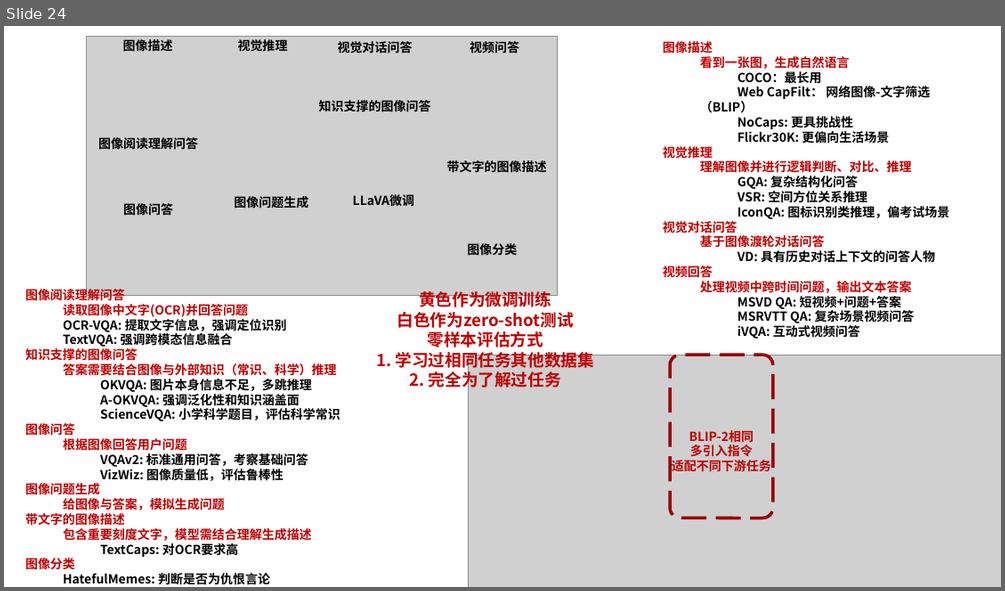
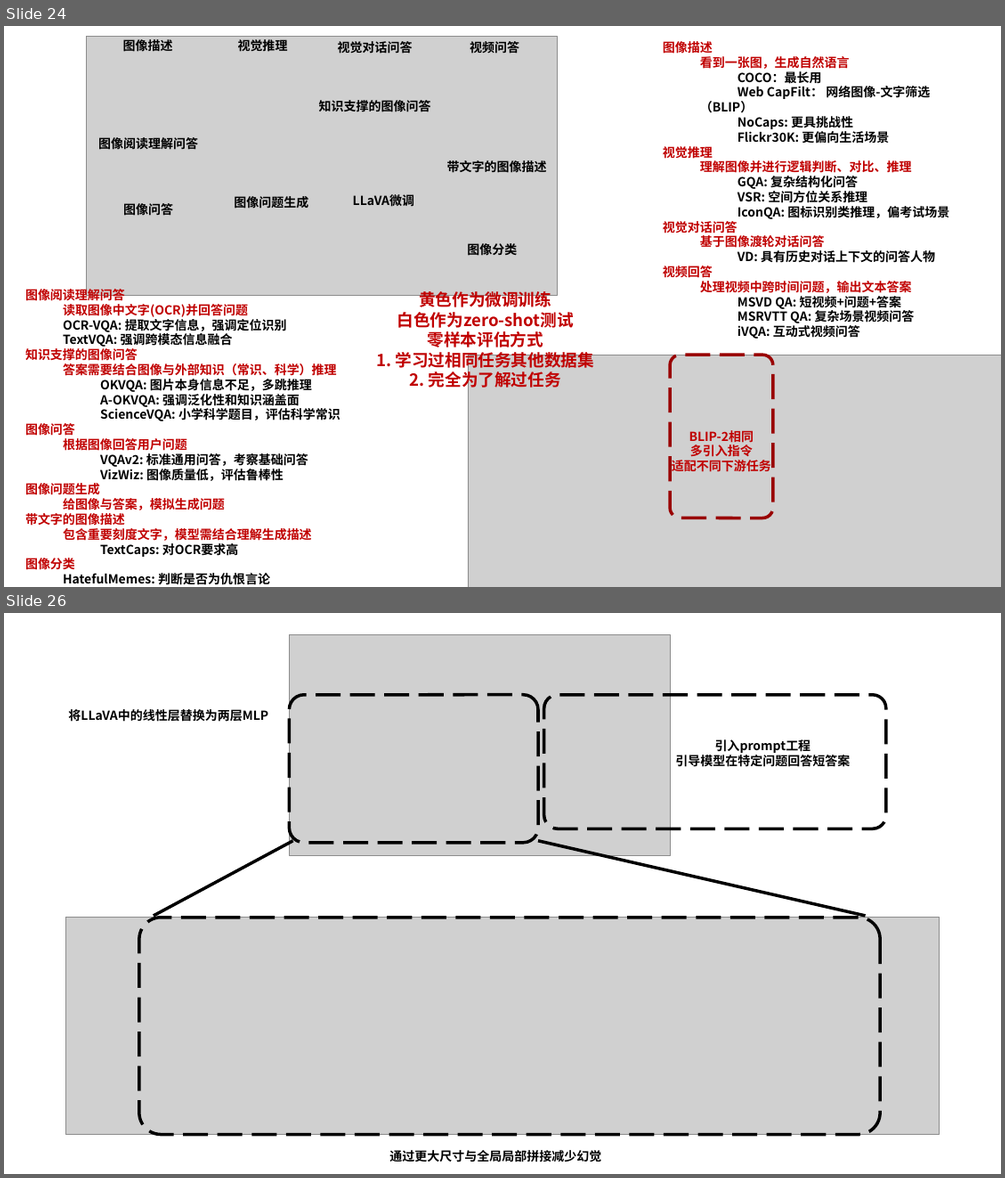
Before and after one commit to Elephant-King9/Paper, a slide deck: Base_Model/VLM+VLLM/论文插图.pptx. Shown one above the other, each under a label of ours: slide 24 before the commit, slides 24 and 26 after it; the slides between them are not shown. The pictures are 1005x591 and 1005x1178 pixels, drawn with LibreOffice and Linux fonts; fonts in the diff are those of the drawing; grey boxes stand for pictures. Boxes give left, top, right and bottom in pixels: in the first picture for what was removed or moved away, otherwise in the second. Text is boxed around its words. In the diff, an @@ line names an element or a change of style, - is before the commit and + after.

```diff
--- a/Base_Model/VLM+VLLM/论文插图.pptx
+++ b/Base_Model/VLM+VLLM/论文插图.pptx
@@ slide 26 added at (4,613,1001,1174), background #FFFFFF @@
@@ picture added at (289,635,671,856) @@
@@ text added at (68,709,268,722), 12 pt, text #000000, bold @@
+将LLaVA中的线性层替换为两层MLP
@@ rounded rectangle added at (289,695,538,843), outline #000000 3 pt dashed @@
@@ rounded rectangle added at (544,695,886,828), outline #000000 3 pt dashed @@
@@ text added at (675,739,850,769), 12 pt, text #000000, bold @@
+引入prompt工程
+引导模型在特定问题回答短答案
@@ line added from (154, 916) to (293, 841), #000000 3 pt @@
@@ line added from (866, 916) to (538, 841), #000000 3 pt @@
@@ picture added at (66,917,939,1135) @@
@@ rounded rectangle added at (139,917,881,1135), outline #000000 3 pt dashed @@
@@ text added at (389,1150,601,1162), 12 pt, text #000000, bold @@
+通过更大尺寸与全局局部拼接减少幻觉
```
Also in this commit, not shown: 2 other slides added, 13 other files.
